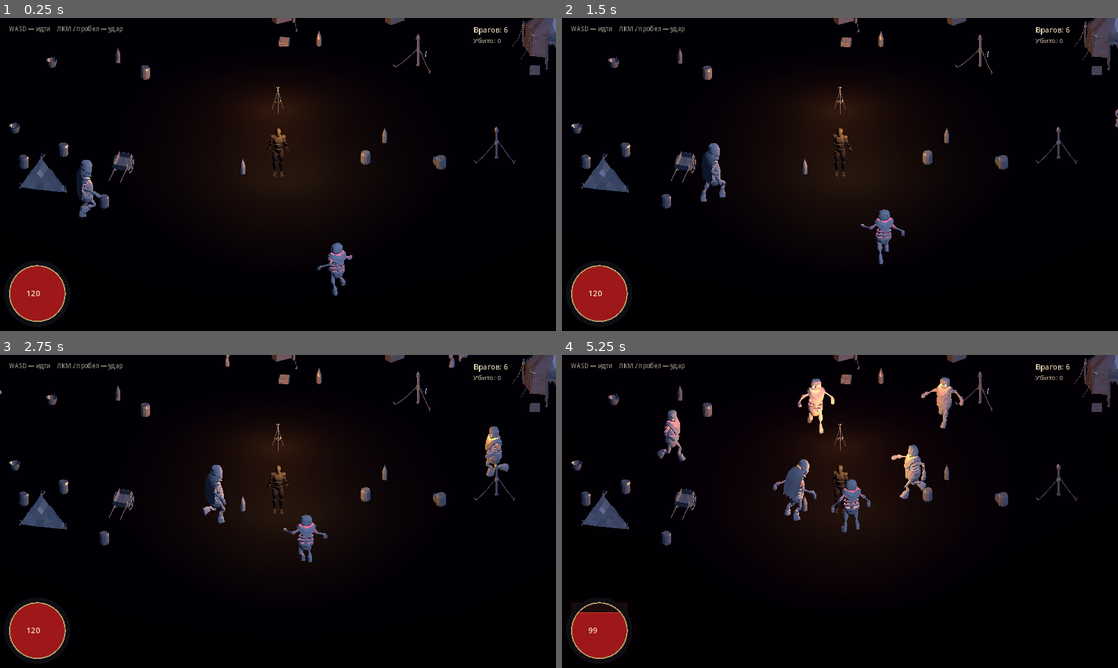
Above: before the commit, frames 1-4 (two rows, left to right).
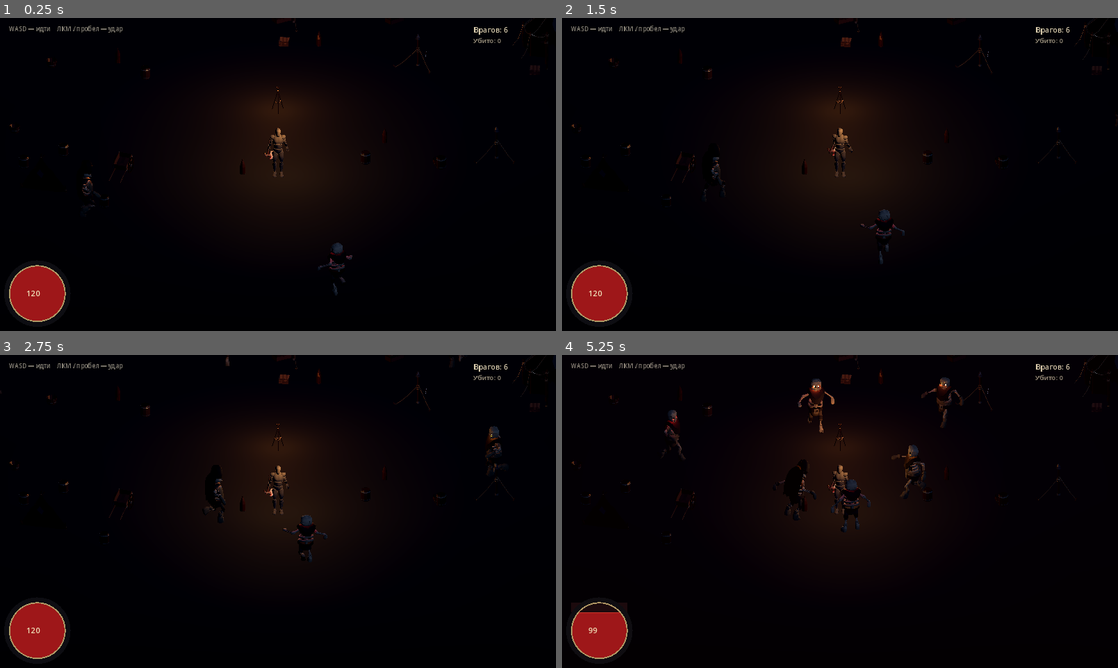
Above: after the commit, the same moments.

Repository: crucian1812-a11y/new2
Game: Godot game, scene res://scenes/main.tscn
The game is run twice, just before and just after one commit, with the same random seed, the same clock (stepped at 60 frames per second) and the same inputs.
Inputs (mouse positions are in pixels of both pictures, inside the frame that each line leads up to):
- Up to frame 1 (0.25 s): no input
- Up to frame 2 (1.5 s): move the mouse to (962, 158) at 0.52 s; click (962, 158) at 0.67 s; move the mouse to (728, 190) at 1.27 s; click (728, 190) at 1.42 s
- Up to frame 3 (2.75 s): move the mouse to (333, 442) at 2.02 s; click (333, 442) at 2.17 s
- Up to frame 4 (5.25 s): move the mouse to (812, 574) at 2.77 s; click (812, 574) at 2.92 s; move the mouse to (1006, 558) at 3.52 s; click (1006, 558) at 3.67 s; move the mouse to (673, 464) at 4.27 s; click (673, 464) at 4.42 s; move the mouse to (867, 511) at 5.02 s; click (867, 511) at 5.17 s

The runs differ from the first frame. In frame 1, 3.3% of the frame differs, in the area x 1-100%, y 0-89%; in frame 2, 3.4%; in frame 3, 3.8%; in frame 4, 5.0%, in the area x 1-100%, y 0-61%.

Commit message:
Ship a web build, and stop ignoring every texture in the project
The Godot branch now deploys. .github/workflows/godot-pages.yml builds the web
export on every push and publishes it to gh-pages under `godot/` — a
subdirectory, and the job clones what gh-pages already holds before replacing
it, so this never takes the JavaScript build down.

Two settings in export_presets.cfg are load-bearing. Thread support is off: a
threaded Godot 4 web build needs SharedArrayBuffer, which needs COOP/COEP
headers, which GitHub Pages does not send, and such builds simply stay black
there. VRAM texture compression is off because turning it on fails the export
with "configuration errors" and no further detail — the matching project
setting is off, and Godot does not say so.

Three real bugs came out of doing this.

The worst: `.gitignore` carried a bare `*.png`, added a few commits ago for
screenshots, and it was swallowing all eighty-seven textures of the Godot
project. Their `.import` files stayed tracked, so a fresh checkout looked
complete — and a CI build from that checkout would have shipped a game with no
textures in it at all. The rule is now scoped to where it was meant, and the
textures are committed. Godot's `.godot/` import cache is ignored instead.

The axe was never in the player's hand. `AXE` pointed at
`assets/weapons/axe/...` where the pack unpacks to `demonic weapons
pack/axe/...`; `load` returned null and an early return swallowed it, so he
fought six skeletons bare-handed and nothing in the log said why. It now says
why.

And the enemies each carried all ninety-five clips of the pack — sitting on
chairs, reloading a crossbow — five megabytes apiece for a game that has to
open in a phone browser. The tool keeps a working set of twenty-one: what the
fight uses, plus what a village and a level will obviously want. With a 512
atlas instead of 1024 that is 5.2 MB down to 1.55 MB per model, and the whole
pack is 6.7 MB.

tools/web-check.mjs serves the build, opens it in Chromium and waits for the
engine to report itself running, because "it exported" and "it runs" are
different claims and both failures look the same from outside: a black page.
It caught the axe.

Co-Authored-By: Claude Opus 5 <noreply@anthropic.com>
Claude-Session: https://claude.ai/code/session_01SY1DcEQWeQVw2XpDykX366

Diff:
--- a/godot/scripts/game.gd
+++ b/godot/scripts/game.gd
@@ -8,7 +8,7 @@
 
 const CAMP := "res://assets/camp/Models/%s.gltf"
 const ENEMY := "res://assets/enemies/Skeleton_%s_Grim.glb"
-const AXE := "res://assets/weapons/axe/demonicaxegodot.glb"
+const AXE := "res://assets/weapons/demonic weapons pack/axe/demonicaxegodot.glb"
 const FX_AREA := "res://assets/BinbunVFX_Vol2/DarkMagicFX/effects/area/vfx_evil_area_01.tscn"
 const PLAYER_MESH := "res://assets/character/HumanCharacterDummy_M.fbx"
 
@@ -163,8 +163,15 @@
 
 
 func _give_axe() -> void:
+	# Loudly, because this was silently doing nothing: the path was wrong, the
+	# `load` returned null, the early return swallowed it, and the player
+	# fought six skeletons bare-handed for a week without anyone noticing.
 	var res := load(AXE)
-	if res == null or player.rig == null or not player.rig.idx.has("propR"):
+	if res == null:
+		push_error("no axe at %s" % AXE)
+		return
+	if player.rig == null or not player.rig.idx.has("propR"):
+		push_error("no propR bone to hang the axe on")
 		return
 	var att := BoneAttachment3D.new()
 	att.bone_idx = player.rig.idx["propR"]
Binary file added: godot/assets/camp/Models/MainTexture_01.png
Binary file added: godot/assets/character/HumanCharacterDummy_ColorPalette.png
Binary file changed: godot/assets/enemies/Skeleton_Mage_Grim.glb
Binary file added: godot/assets/enemies/Skeleton_Mage_Grim_skeleton_texture.png
Not shown, changed: godot/assets/enemies/Skeleton_Mage_Grim_skeleton_texture.png.import
Binary file added: godot/assets/enemies/Skeleton_Mage_skeleton_texture.png
Binary file changed: godot/assets/enemies/Skeleton_Minion_Grim.glb
Binary file added: godot/assets/enemies/Skeleton_Minion_Grim_skeleton_texture.png
Not shown, changed: godot/assets/enemies/Skeleton_Minion_Grim_skeleton_texture.png.import
Binary file added: godot/assets/enemies/Skeleton_Minion_skeleton_texture.png
Binary file changed: godot/assets/enemies/Skeleton_Rogue_Grim.glb
Binary file added: godot/assets/enemies/Skeleton_Rogue_Grim_skeleton_texture.png
(and 89 more such lines)
